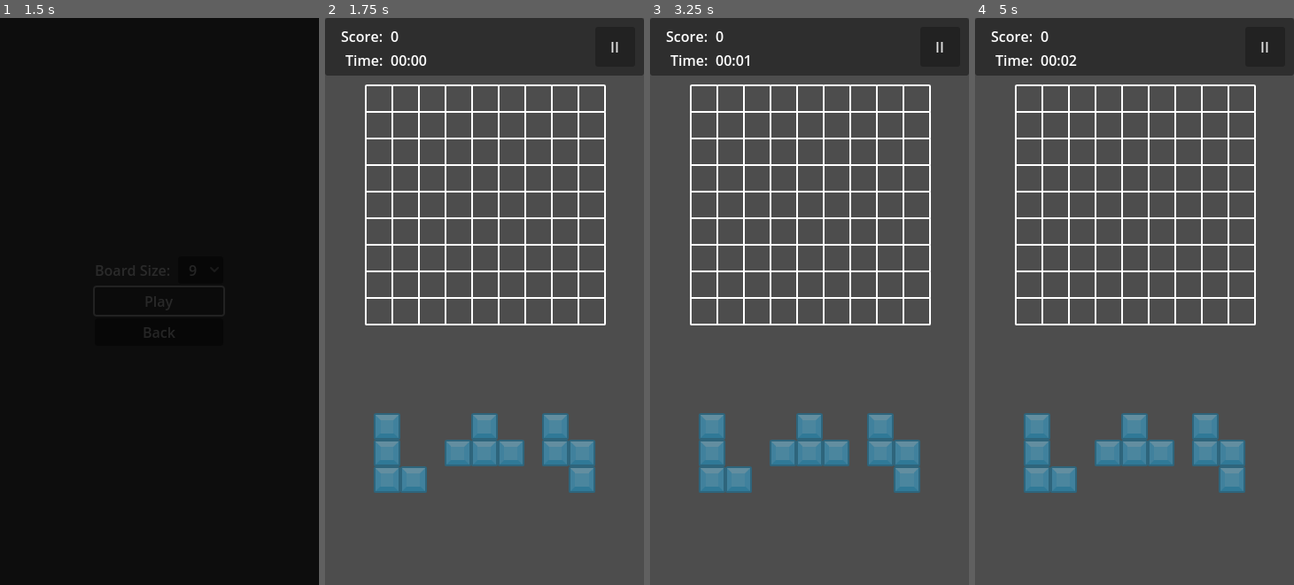
Above: before the commit, frames 1-4 (left to right).
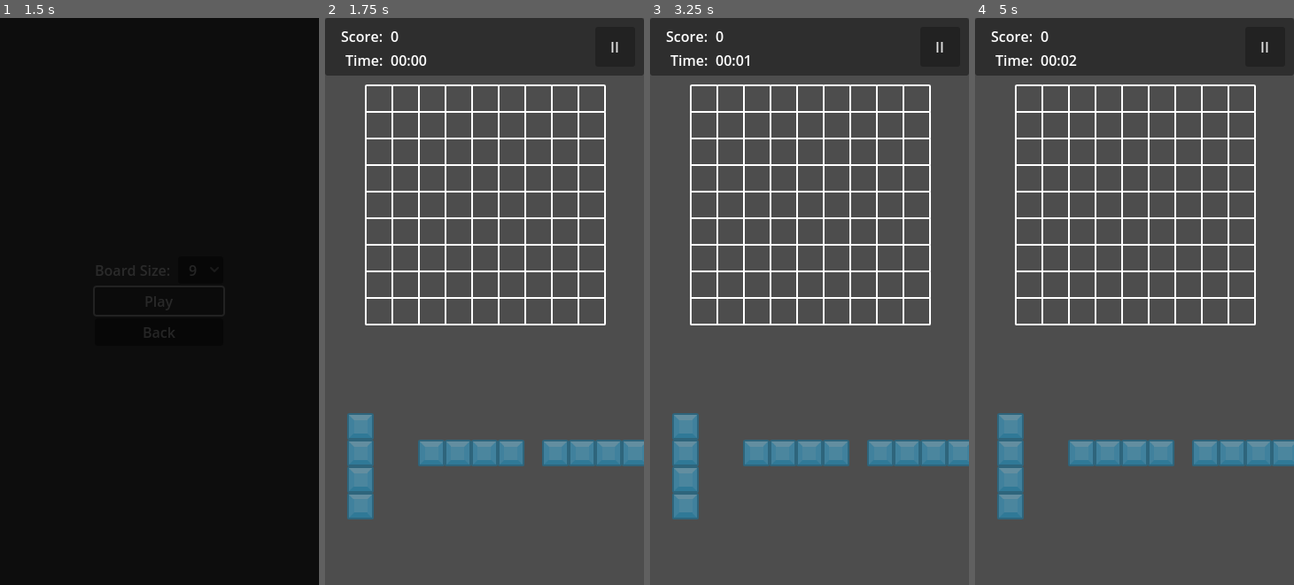
Above: after the commit, the same moments.

Repository: Ozymandias1/blockgame
Game: Godot game, scene res://Scenes/00_RootScene.tscn
The game is run twice, just before and just after one commit, with the same random seed, the same clock (stepped at 60 frames per second) and the same inputs.
Inputs:
- Up to frame 1 (1.5 s): click "Start Game" at 0.5 s; click "Play" at 1.25 s
- Up to frame 2 (1.75 s): no input
- Up to frame 3 (3.25 s): click "II" at 2 s; click "Resume" at 2.75 s
- Up to frame 4 (5 s): click "II" at 3.5 s; click "Resume" at 4.25 s

Frame 1 is identical in both runs. In frame 2, 5.4% of the frame differs, in the area x 6-100%, y 69-89%; in frame 3, 5.4%; in frame 4, 5.4%.

Commit message:
콤보 초기화 조건 변경

Diff:
--- a/Prefabs/combotext.tscn
+++ b/Prefabs/combotext.tscn
@@ -82,22 +82,19 @@
 "combo_label_anim": SubResource("Animation_u3xjy")
 }
 
-[node name="LabelComboRatio" type="Control"]
-layout_mode = 3
-anchors_preset = 0
-offset_right = 40.0
-offset_bottom = 40.0
+[node name="LabelComboRatio" type="BoxContainer"]
+offset_right = 57.0
+offset_bottom = 69.0
 script = ExtResource("1_enbnd")
 
 [node name="LabelCombo" type="Label" parent="."]
-layout_mode = 0
-offset_right = 57.0
-offset_bottom = 69.0
+layout_mode = 2
 theme_override_colors/font_color = Color(0, 0, 0, 0)
 text = "x1"
 label_settings = SubResource("LabelSettings_sxdtn")
 
-[node name="AnimationPlayer" type="AnimationPlayer" parent="LabelCombo"]
+[node name="AnimationPlayer" type="AnimationPlayer" parent="."]
+root_node = NodePath("../LabelCombo")
 libraries = {
 "": SubResource("AnimationLibrary_2s2eu")
 }
--- a/Scripts/GamePlay.gd
+++ b/Scripts/GamePlay.gd
@@ -27,6 +27,8 @@
 var current_block_target_position: Vector2
 var current_block_has_target: bool
 var current_score: int = 0
+var combo_ratio = 1;
+var combo_reset_counter = 0
 
 const COMBOTEXT = preload("res://Prefabs/combotext.tscn")
 const BOARD_ITEM = preload("res://Prefabs/board_item.tscn")
@@ -67,6 +69,7 @@
 	game_over_screen.visible = false
 	label_time_value.text = "00:00"
 	current_score = 0
+	combo_ratio = 1
 
 	# 이전에 생성되어 있던 보드판 항목 제거
 	for item in board.get_children():
@@ -127,8 +130,9 @@
 		placable_block_area.remove_child(item)
 		item.queue_free()
 	# 새 배치용 블럭 생성
+	var test = [placable_blocks[placable_blocks.size()-1], placable_blocks[placable_blocks.size()-2]]
 	for i in range(3):
-		var new_block_source = placable_blocks.pick_random()
+		var new_block_source = test.pick_random()#placable_blocks.pick_random()
 		var new_block = new_block_source.instantiate()
 		new_block.gui_input.connect(_on_placable_block_gui_input.bind(new_block))
 		placable_block_area.add_child(new_block)
@@ -200,11 +204,21 @@
 				if placable_block_area.get_child_count() == 0:
 					create_placable_blocks()
 				# 채워진 줄이 있는지 체크한다.
-				check_complete_line()
+				if await check_complete_line():
+					combo_reset_counter += 1 # 채워진 줄이 없는 경우가 3번이상인경우 콤보 배율 리셋 처리
+					if combo_reset_counter == 3:
+						# 리셋 체크를 하는 시점에서 이전 콤보 배율이 1이 아닌 경우가 리셋이 되는 경우이므로 텍스트를 띄워 알린다
+						if combo_ratio != 1:
+							create_combo_reset_label(get_global_mouse_position())
+						combo_ratio = 1
+						combo_reset_counter = 0
+				else:
+					combo_reset_counter = 0
 				# 게임오버를 체크한다.
 				if check_gameover():
 					show_gameover_screen()
 
+				print('combo_ratio: %s, combo_reset_counter: %s' % [combo_ratio, combo_reset_counter])
 # 보드판 크기변경 시그널
 func _on_board_resized():
 	# 배치용 블럭 공간 컨트롤 위치 조정
@@ -260,10 +274,10 @@
 		child.queue_free()
 
 # 채워진 라인 확인
-func check_complete_line():
+func check_complete_line() -> bool:
 	var break_delay: float = 0.0
 	var break_delay_interval: float = 0.01
-	var combo_ratio = 1;
+	var is_combo_reset = true
 	# 가로줄 확인
 	for y in board_size:
 		var counter = 0
@@ -276,6 +290,7 @@
 		# 채워진 가로줄이 있다면 x,y인덱스에 해당하는 이름의 노드를 찾아 제거하고
 		# 인덱스에 해당하는 부분을 배치 가능상태로 전환한다.
 		if counter == board_size:
+			is_combo_reset = false
 			for x in board_size:
 				var target_node_name = "%s_%s" % [x, y]
 				var delete_node = placed_blocks.get_node(target_node_name)
@@ -303,6 +318,7 @@
 		# 채워진 세로줄이 있다면 x,y인덱스에 해당하는 이름의 노드를 찾아 제거하고
 		# 인덱스에 해당하는 부분을 배치 가능상태로 전환한다.
 		if counter == board_size:
+			is_combo_reset = false
 			for y in board_size:
 				var target_node_name = "%s_%s" % [x, y]
 				var delete_node = placed_blocks.get_node(target_node_name)
@@ -319,6 +335,8 @@
 			combo_ratio += 1
 	# 점수 텍스트 업데이트
 	update_score_label_text()
+	# 콤보 리셋 여부 반환
+	return is_combo_reset
 
 # 점수 텍스트 업데이트
 func update_score_label_text():
@@ -347,9 +365,15 @@
 func create_combo_label(ratio, target_pos):
 	var label = COMBOTEXT.instantiate()
 	label.global_position = target_pos
-	label.call_deferred("set_combo_text", ratio)
+	label.call_deferred("set_combo_text_by_ratio", ratio)
 	get_tree().get_root().add_child(label)
-	pass
+
+# 콤보 리셋 알림 텍스트 생성
+func create_combo_reset_label(target_pos):
+	var label = COMBOTEXT.instantiate()
+	label.global_position = target_pos
+	label.call_deferred("set_text", "COMBO RESET")
+	get_tree().get_root().add_child(label)
 
 # 블럭 배치 작업 취소
 func cancel_place_block():
--- a/Scripts/combotext.gd
+++ b/Scripts/combotext.gd
@@ -1,6 +1,6 @@
 extends Control
 
-@onready var animation_player = $LabelCombo/AnimationPlayer
+@onready var animation_player = $AnimationPlayer
 @onready var label_combo = $LabelCombo
 
 func _ready():
@@ -10,5 +10,26 @@
 	self.get_parent().remove_child(self)
 	self.queue_free()
 
-func set_combo_text(ratio):
+func set_combo_text_by_ratio(ratio):
 	label_combo.text = "x%s" % ratio
+	_adjust_position()
+
+func set_text(text):
+	label_combo.text = text
+	_adjust_position()
+
+# 컨트롤의 우측 일부분이 화면 밖으로 나가는 경우가 생기므로 위치 조정을 한다
+func _adjust_position():
+	# BoxContainer는 하위 자식객체들에 따라 자동으로 크기가 조정되는 것으로 보이나
+	# 크기 업데이트가 변경직후가 아니라 변경이후 렌더링한 후에 이루어 지는 것으로 추정됨
+	# 강제로 크기 업데이트하는것을 못찾아서 일단 링크에 따라 꼼수? 비슷한 방법으로
+	# 컨트롤 사이즈를 커스텀최소사이즈로 설정하면 변경된 크기를 얻을 수 있는것으로 보이므로 일단 이 코드로 진행
+	# https://www.reddit.com/r/godot/comments/qksh50/how_to_force_container_to_recalculate/
+	self.size = self.custom_minimum_size
+
+	# 위치+가로 너비가 화면 크기를 벗어나는지 확인하여 벗어난만큼 왼쪽으로 위치조정
+	var viewport_size = get_viewport().size
+	var control_right = self.global_position.x + self.size.x;
+	if viewport_size.x < control_right:
+		var offset = control_right - viewport_size.x
+		self.global_position.x -= offset
